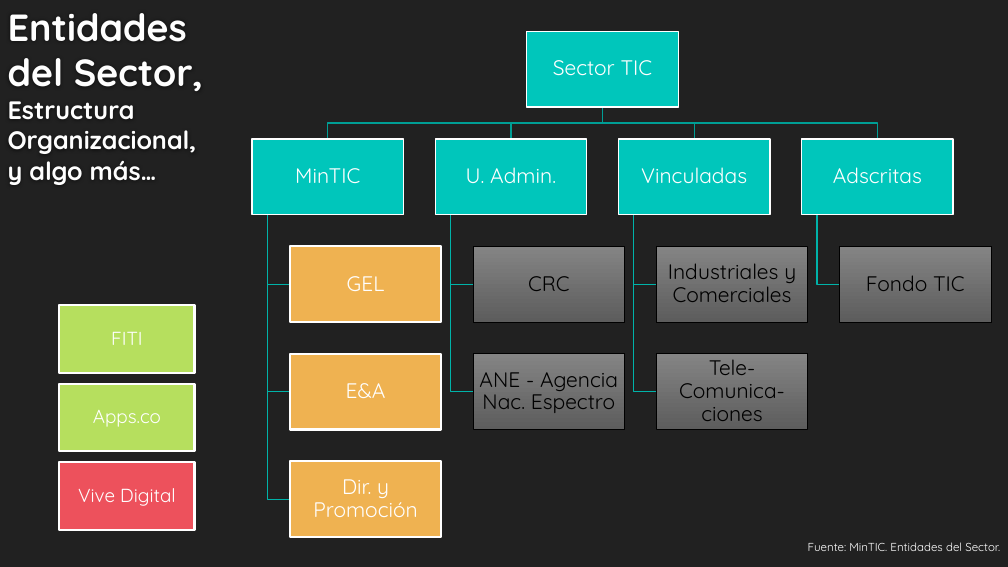
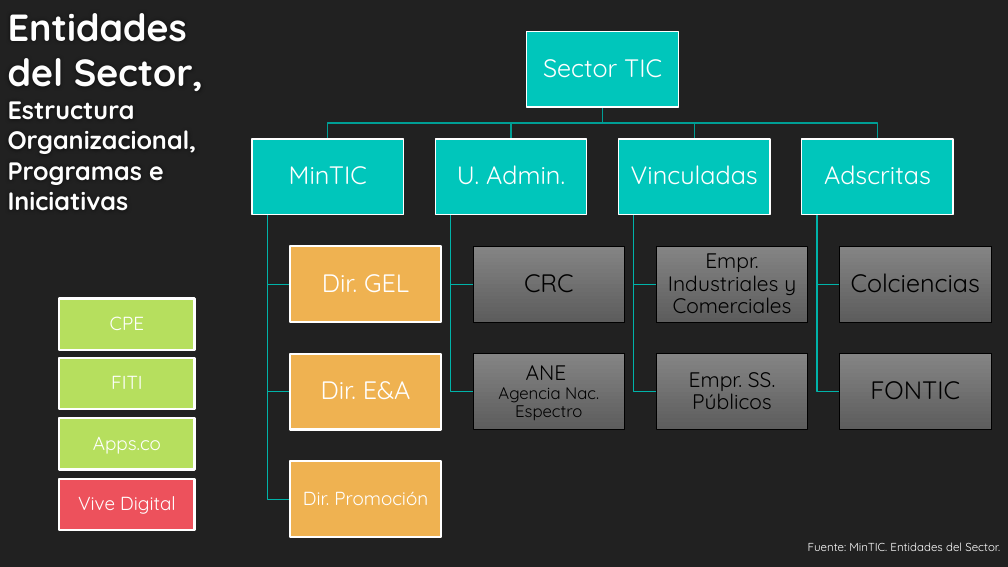
Before and after one commit to Persepol1s/Persepolis, a slide deck: slide 2 of 01.MODELO PERSEPOLIS/02.Ejecucion/02.Frente Operacion/07.Tecnología/SIPOC Vertical Tecnología & Innovación v0.03.pptx. Drawn at 1008x567 pixels with LibreOffice and Linux fonts; fonts in the diff are those of the drawing. Boxes give left, top, right and bottom in pixels: in the first picture for what was removed or moved away, otherwise in the second. Text is boxed around its words. In the diff, an @@ line names an element or a change of style, - is before the commit and + after.

```diff
--- a/01.MODELO PERSEPOLIS/02.Ejecucion/02.Frente Operacion/07.Tecnología/SIPOC Vertical Tecnología & Innovación v0.03.pptx
+++ b/01.MODELO PERSEPOLIS/02.Ejecucion/02.Frente Operacion/07.Tecnología/SIPOC Vertical Tecnología & Innovación v0.03.pptx
@@ title at box(8, 13, 203, 211): text changed @@
-Entidades del Sector, Estructura Organizacional,
-y algo más…
+Entidades del Sector, Estructura Organizacional,
+Programas e Iniciativas
@@ size 20 to 24 pt; more space between paragraphs in 6 elements at box(543, 59, 662, 78), box(289, 166, 367, 185), box(457, 165, 565, 185), box(524, 274, 574, 292), box(631, 165, 758, 185), box(824, 165, 931, 185) @@
@@ freeform shape added at box(817, 215, 840, 392), outline #00B4AA 1.25 pt @@
@@ text at box(668, 246, 796, 313): text changed @@
-Industriales y Comerciales
+Empr. Industriales y Comerciales
@@ rectangle added at box(60, 299, 195, 350), fill #B6DF5E, outline #FFFFFF 2 pt, 18 pt, text #FFFFFF @@
+CPE
@@ text at box(322, 274, 409, 292): text changed; size 20 to 24 pt @@
-GEL
+Dir. GEL
@@ text at box(851, 273, 980, 292): text changed; size 20 to 24 pt @@
-Fondo TIC
+Colciencias
@@ rectangle "FITI": place and size @@
-rectangle "FITI" at box(60, 306, 195, 373)
+rectangle "FITI" at box(60, 358, 195, 410)
@@ rectangle added at box(840, 354, 991, 430), fill gradient #858585 to #5E5E5E, outline #000000 0.75 pt @@
@@ text at box(321, 381, 411, 399): text changed; size 20 to 24 pt @@
-E&A
+Dir. E&A
@@ text at box(498, 365, 599, 420): text changed; size 20 to 16 pt @@
-ANE - Agencia Nac. Espectro
+ANE
+Agencia Nac. Espectro
@@ text at box(689, 372, 775, 409): text changed @@
-Tele-Comunica-ciones
+Empr. SS. Públicos
@@ text added at box(870, 381, 960, 399), 24 pt, text #000000 @@
+FONTIC
@@ rectangle "Apps.co": place and size @@
-rectangle "Apps.co" at box(60, 384, 195, 451)
+rectangle "Apps.co" at box(60, 418, 195, 470)
@@ rectangle "Vive Digital": place and size @@
-rectangle "Vive Digital" at box(60, 462, 195, 529)
+rectangle "Vive Digital" at box(60, 479, 195, 530)
@@ text at box(303, 492, 428, 505): text changed; size 20 to 18 pt @@
-Dir. y Promoción
+Dir. Promoción
```
Also in this commit, not shown: 7 other slides changed, 3 other files.
